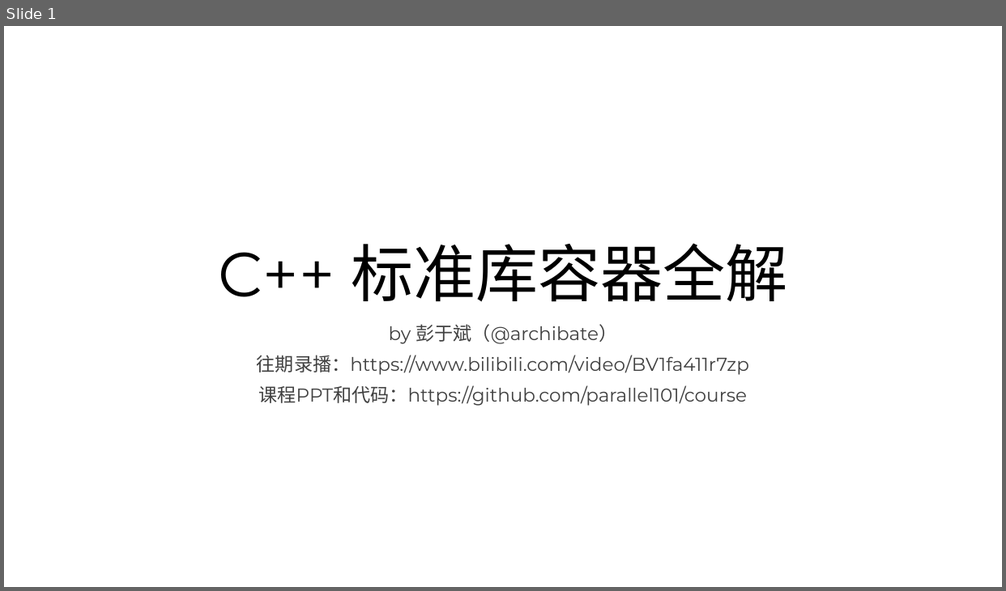
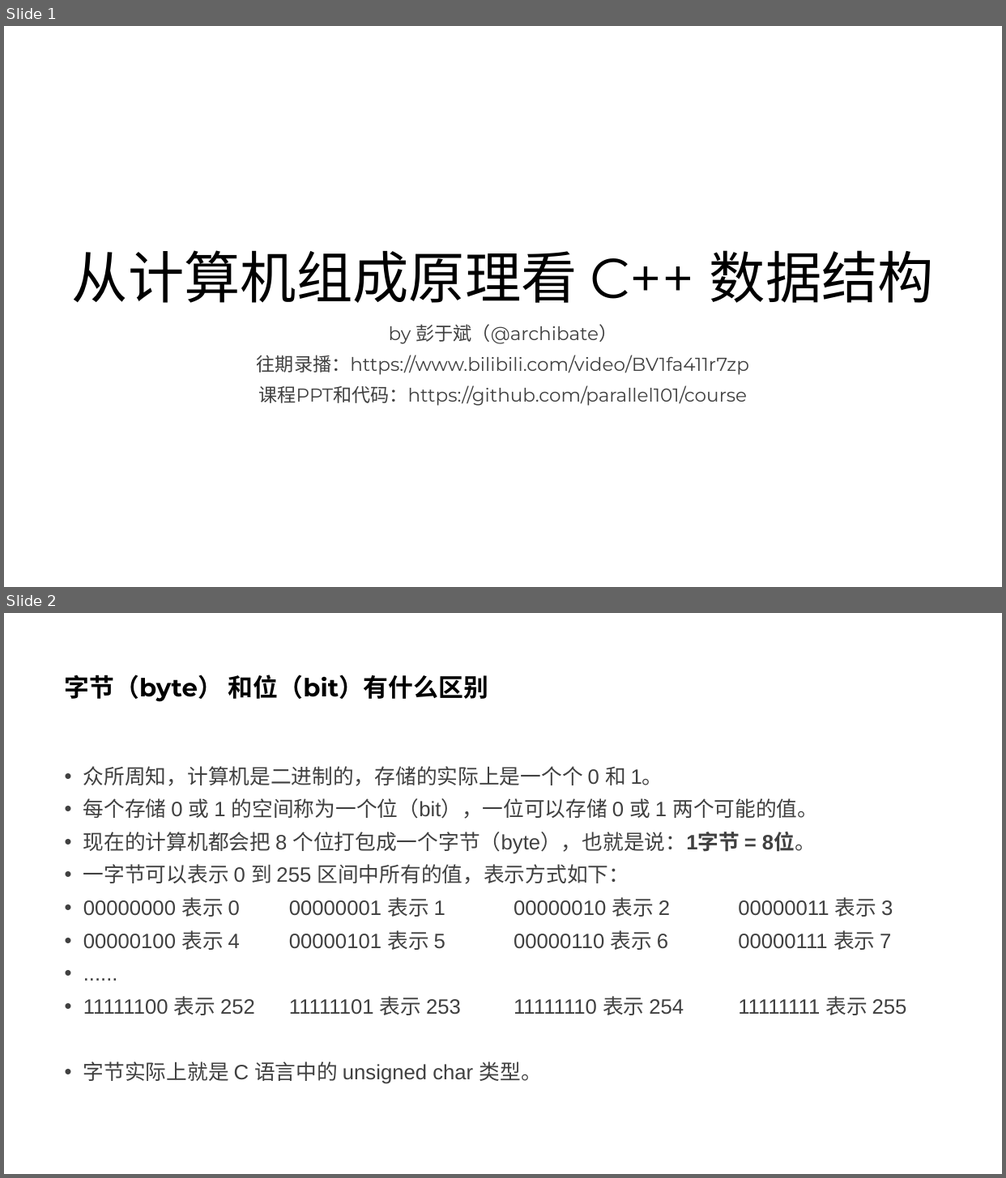
Before and after one commit to parallel101/course, a slide deck: 12/slides.pptx. Shown one above the other, each under a label of ours: slide 1 before the commit, slides 1 and 2 after it. The pictures are 1006x591 and 1006x1178 pixels, drawn with LibreOffice and Linux fonts; fonts in the diff are those of the drawing. Boxes give left, top, right and bottom in pixels: in the first picture for what was removed or moved away, otherwise in the second. Text is boxed around its words. In the diff, an @@ line names an element or a change of style, - is before the commit and + after.

```diff
--- a/12/slides.pptx
+++ b/12/slides.pptx
@@ slide 2 added at (4,613,1002,1174), background #FFFFFF @@
@@ title added at (65,675,488,702), 24 pt, text #000000, bold @@
+字节（byte） 和位（bit）有什么区别
@@ text added at (83,766,907,1084), 20 pt, text #404040 @@
+• 众所周知，计算机是二进制的，存储的实际上是一个个 0 和 1。
+• 每个存储 0 或 1 的空间称为一个位（bit），一位可以存储 0 或 1 两个可能的值。
+• 现在的计算机都会把 8 个位打包成一个字节（byte），也就是说：1字节 = 8位。
+• 一字节可以表示 0 到 255 区间中所有的值，表示方式如下：
+• 00000000 表示 0 00000001 表示 1 00000010 表示 2 00000011 表示 3
+• 00000100 表示 4 00000101 表示 5 00000110 表示 6 00000111 表示 7
+• ......
+• 11111100 表示 252 11111101 表示 253 11111110 表示 254 11111111 表示 255
+• 字节实际上就是 C 语言中的 unsigned char 类型。
@@ slide 1 changed as well @@
@@ title at (72,250,934,303): text changed; size 60 to 54 pt @@
-C++ 标准库容器全解
+从计算机组成原理看 C++ 数据结构
```
Also in this commit, not shown: 19 other slides added, 5 other files.
